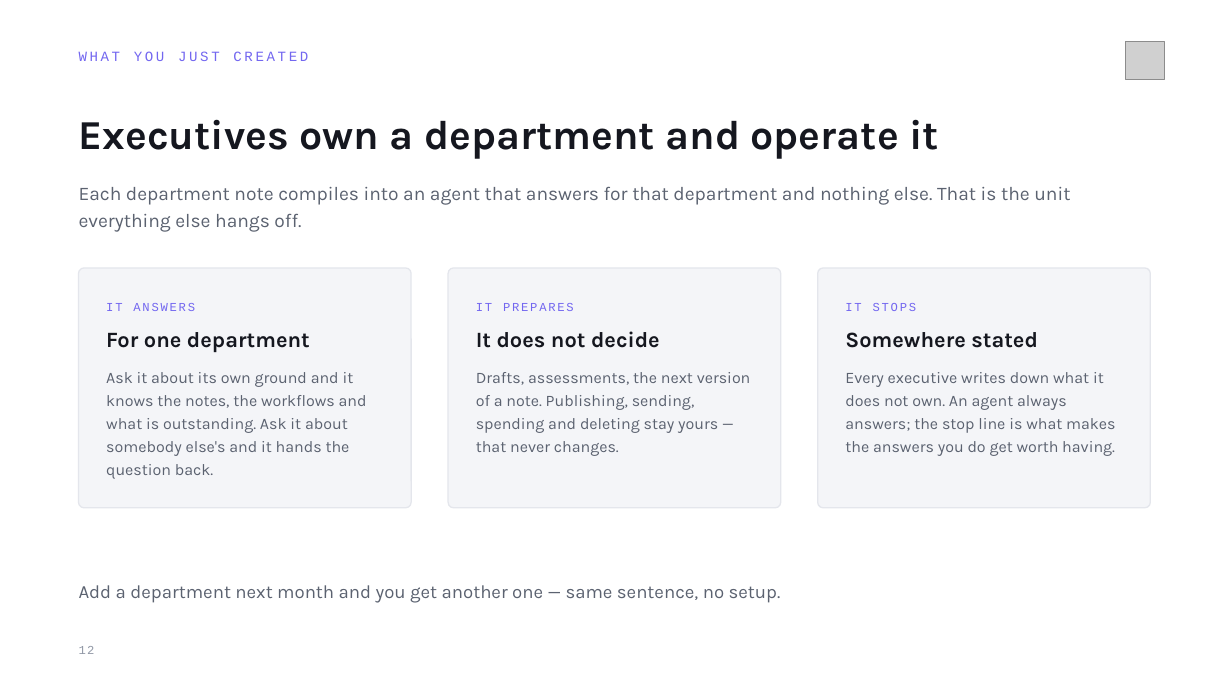
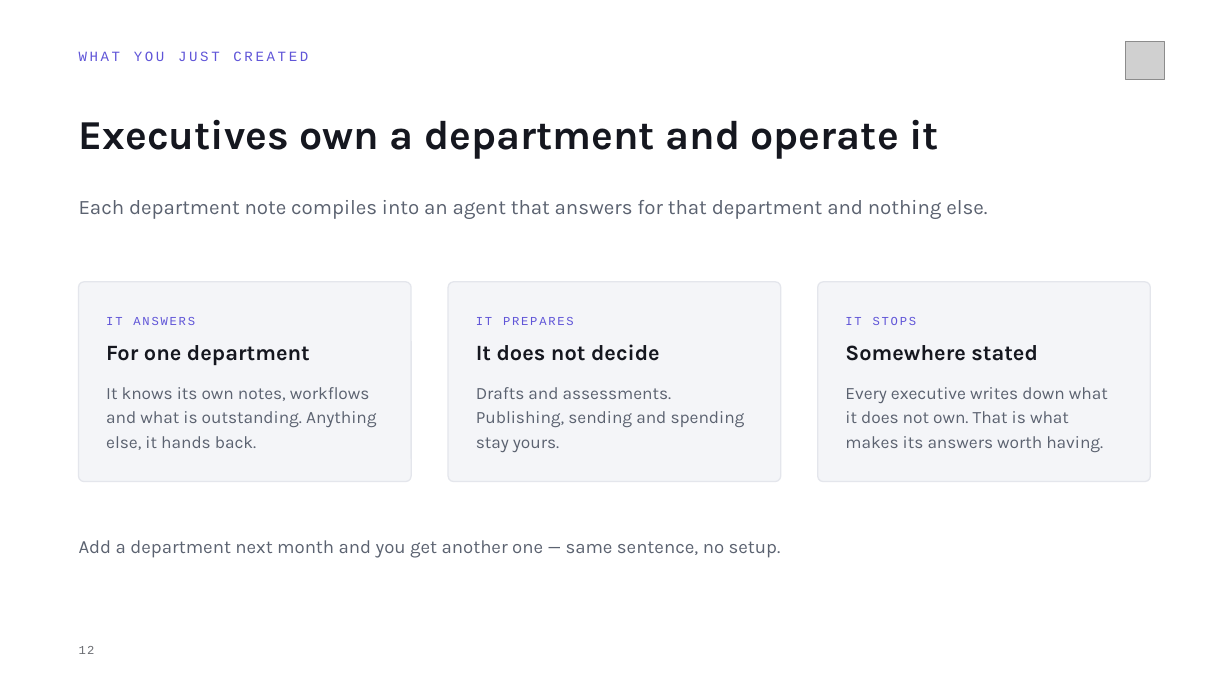
Before and after one commit to MeshPro-iPaaS/ai-ops-framework, a slide deck: slide 12 of docs/Personal AI Assistant — Installation.pptx. Drawn at 1232x693 pixels with LibreOffice and Linux fonts; fonts in the diff are those of the drawing; grey boxes stand for pictures. Boxes give left, top, right and bottom in pixels: in the first picture for what was removed or moved away, otherwise in the second. Text is boxed around its words. In the diff, an @@ line names an element or a change of style, - is before the commit and + after.

```diff
--- a/docs/Personal AI Assistant — Installation.pptx
+++ b/docs/Personal AI Assistant — Installation.pptx
@@ text at <box>79,200,987,219</box>: text changed; size 15 to 16 pt @@
-Each department note compiles into an agent that answers for that department and nothing else. That is the unit everything else hangs off.
+Each department note compiles into an agent that answers for that department and nothing else.
@@ rounded rectangle: place and size @@
-rounded rectangle at <box>79,268,411,508</box>
+rounded rectangle at <box>79,282,411,482</box>
@@ rounded rectangle: place and size @@
-rounded rectangle at <box>448,268,781,508</box>
+rounded rectangle at <box>448,282,781,482</box>
@@ proportions changed in 3 elements at <box>448,282,781,482</box>, <box>79,282,411,482</box>, <box>818,282,1151,482</box> @@
@@ rounded rectangle: place and size @@
-rounded rectangle at <box>818,268,1151,508</box>
+rounded rectangle at <box>818,282,1151,482</box>
@@ text colour #7367F0 to #6055D8 in 4 elements at <box>79,51,308,61</box>, <box>106,317,195,325</box>, <box>476,317,574,325</box>, <box>845,317,917,325</box> @@
@@ 6 texts: place and size @@
-6 texts at <box>106,303,1038,352</box>
+6 texts at <box>106,317,1038,365</box>
@@ text at <box>106,387,377,450</box>: text changed; size 12.5 to 13.5 pt @@
-Ask it about its own ground and it knows the notes, the workflows and what is outstanding. Ask it about somebody else's and it hands the question back.
+It knows its own notes, workflows and what is outstanding. Anything else, it hands back.
@@ text at <box>476,387,745,452</box>: text changed; size 12.5 to 13.5 pt @@
-Drafts, assessments, the next version of a note. Publishing, sending, spending and deleting stay yours — that never changes.
+Drafts and assessments. Publishing, sending and spending stay yours.
@@ text at <box>845,387,1108,452</box>: text changed; size 12.5 to 13.5 pt @@
-Every executive writes down what it does not own. An agent always answers; the stop line is what makes the answers you do get worth having.
+Every executive writes down what it does not own. That is what makes its answers worth having.
@@ text "Add a department next month ...": place and size @@
-text "Add a department next month ..." at <box>79,585,781,603</box>
+text "Add a department next month ..." at <box>79,540,781,558</box>
@@ text "12" at <box>79,646,95,654</box>: text colour #9198A6 to #6B6D72 @@
```
Also in this commit, not shown: 17 other slides changed, 1 other file.
